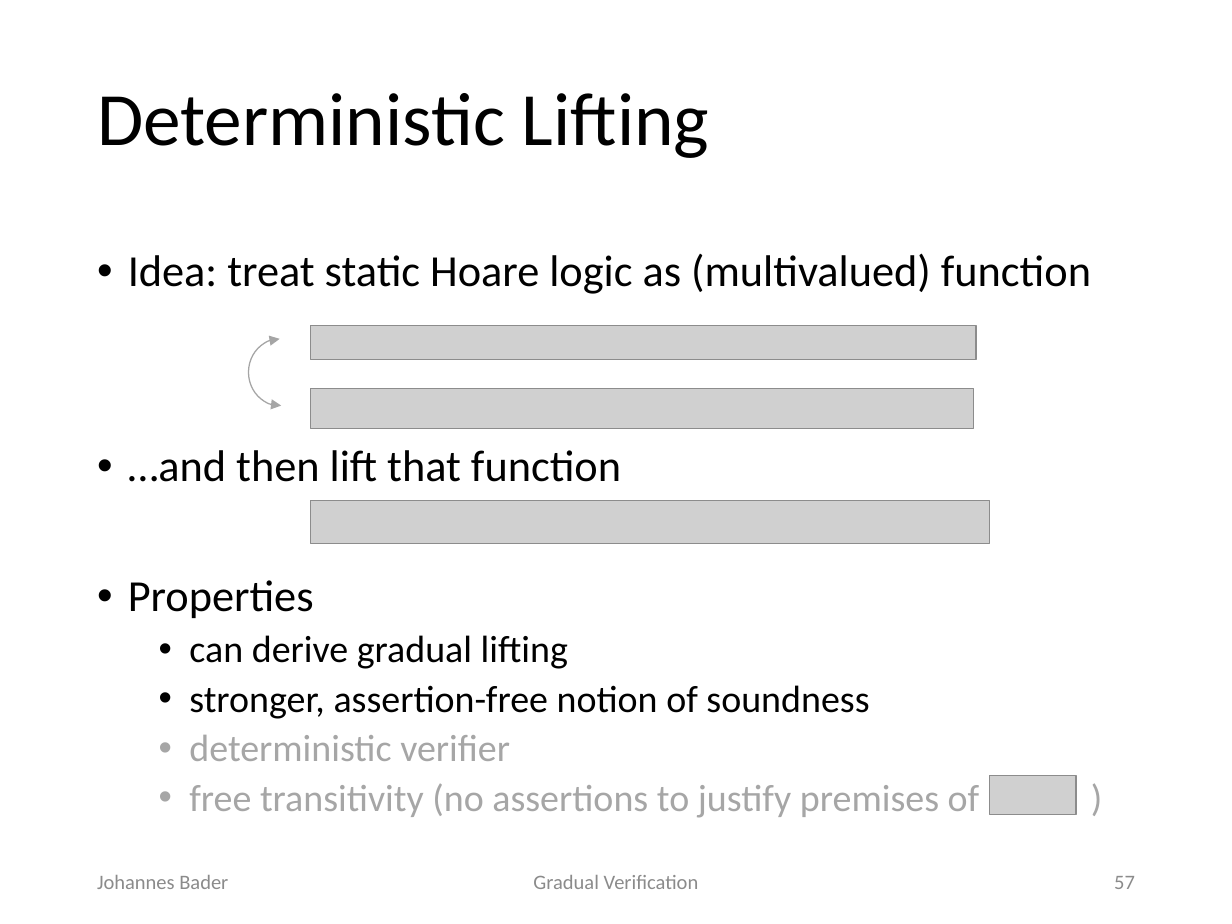
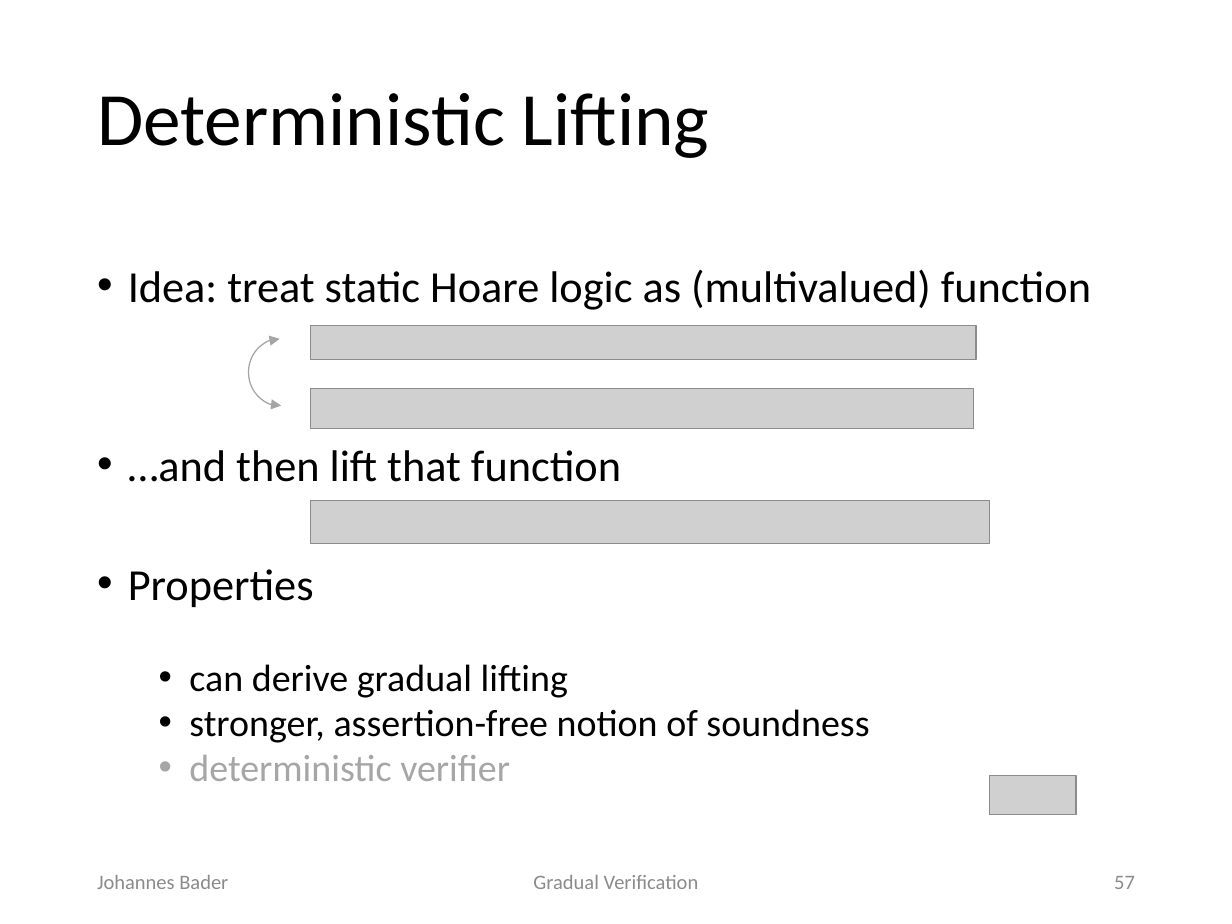
Before and after one commit to olydis/GradVerThesis, a slide deck: slide 57 of presentation/PLunch.pptx. Drawn at 1232x924 pixels with LibreOffice and Linux fonts; fonts in the diff are those of the drawing; grey boxes stand for pictures. Boxes give left, top, right and bottom in pixels: in the first picture for what was removed or moved away, otherwise in the second. Text is boxed around its words. In the diff, an @@ line names an element or a change of style, - is before the commit and + after.

```diff
--- a/presentation/PLunch.pptx
+++ b/presentation/PLunch.pptx
@@ text "Idea: treat static Hoare logic ...": place and size @@
-text "Idea: treat static Hoare logic ..." at bbox=[128, 253, 1091, 818]
+text "Idea: treat static Hoare logic ..." at bbox=[128, 269, 1091, 781]
@@ text "Idea: treat static Hoare logic ..." at bbox=[128, 269, 1091, 781]: line spacing 0.9 to 0.8 @@
@@ text at bbox=[189, 784, 980, 818]: paragraph removed @@
-  • free transitivity (no assertions to justify premises of )
```
Also in this commit, not shown: 7 other slides changed, 1 slide removed.
